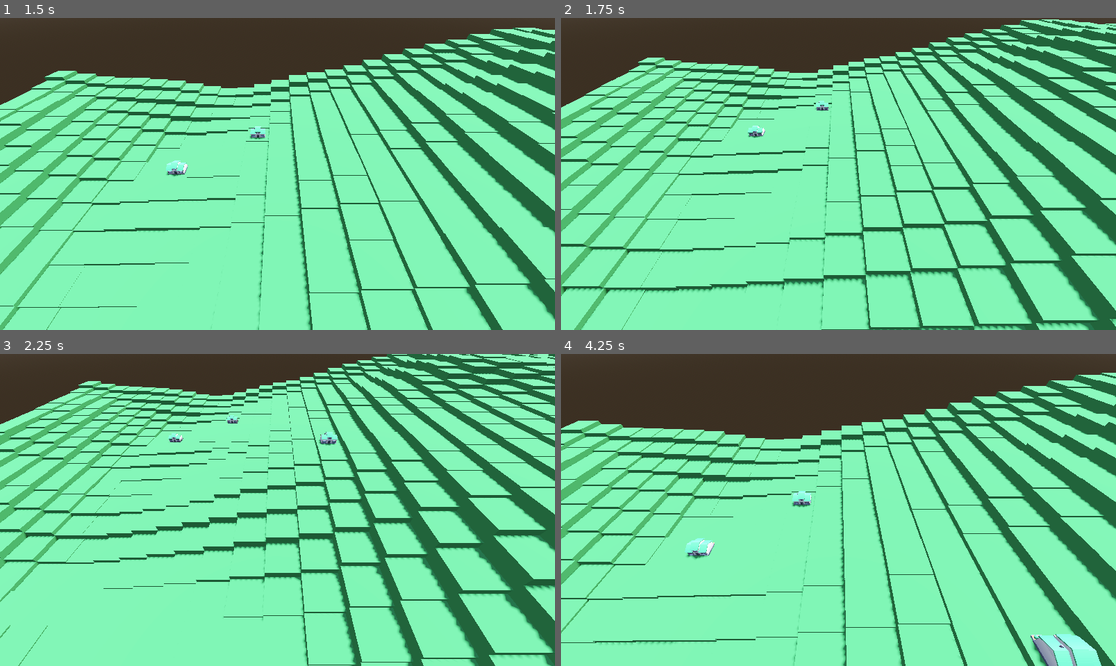
Above: before the commit, frames 1-4 (two rows, left to right).
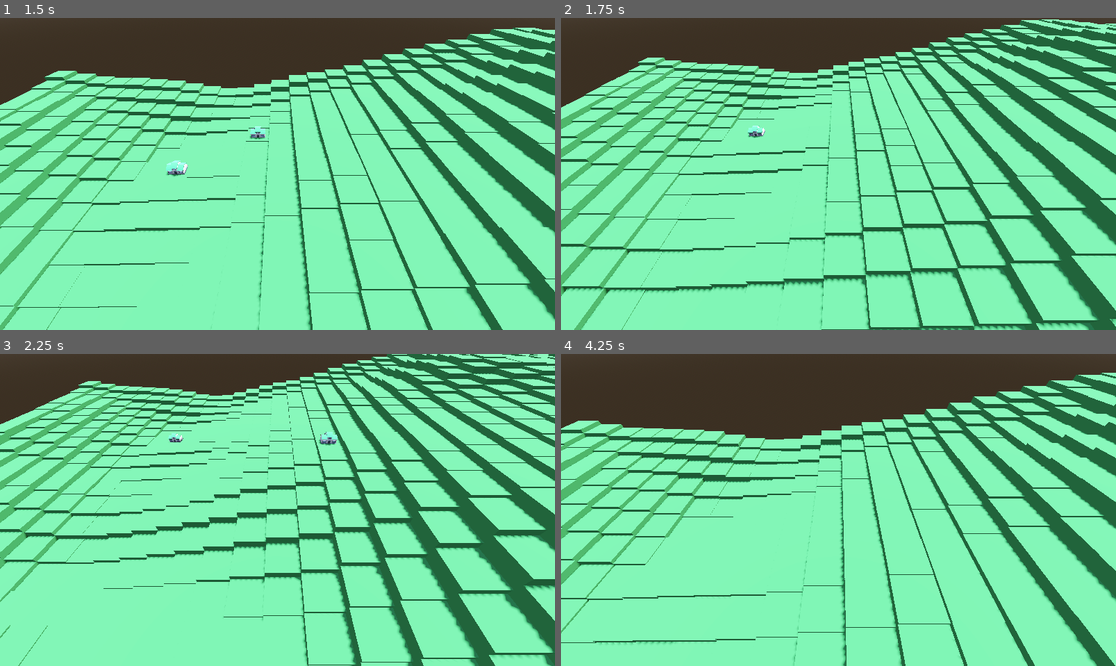
Above: after the commit, the same moments.

Repository: SnappyTheKing/Science-City-builder
Game: Godot game, scene res://Scenes/Game.tscn
Same seed, same stepped clock (60 frames per second), same inputs: the game is played once before the commit and once after it.
Inputs (mouse positions are in pixels of both pictures, inside the frame that each line leads up to):
- Up to frame 1 (1.5 s): tap Enter at 0.5 s; move the mouse to (399, 158) at 0.52 s; hold D (right) 0.53-1.28 s; click (399, 158) at 0.67 s; move the mouse to (166, 189) at 1.27 s; hold S (backwards) from 1.28 s (still down); click (166, 189) at 1.42 s
- Up to frame 2 (1.75 s): keep holding S (backwards)
- Up to frame 3 (2.25 s): move the mouse to (333, 441) at 2.02 s; release S (backwards) at 2.03 s; hold D (right) from 2.03 s (still down); click (333, 441) at 2.17 s
- Up to frame 4 (4.25 s): move the mouse to (810, 572) at 2.77 s; release D (right) at 2.78 s; hold W (forwards) 2.78-3.53 s; click (810, 572) at 2.92 s; move the mouse to (1005, 556) at 3.52 s; hold A (left) from 3.53 s (still down); click (1005, 556) at 3.67 s

Frame 1 is identical in both runs. In frame 2, less than 0.1% of the frame differs, in the area x 45-49%, y 26-30%; in frame 3, less than 0.1%; in frame 4, 1.4%, in the area x 22-98%, y 43-100%.

Commit message:
global script added

Diff:
--- a/science-game/Scenes/camera.gd
+++ b/science-game/Scenes/camera.gd
@@ -1,4 +1,6 @@
 extends Camera3D
+
+# TODO Revamp so that the camera can be turned
 
 @export var move_speed : float = 5.0
 @export var height_speed : float = 1.0
--- a/science-game/Scenes/tile.gd
+++ b/science-game/Scenes/tile.gd
@@ -3,7 +3,7 @@
 var house = preload("res://house.tscn")
 
 func _ready() -> void:
-	print(global_position)
+	pass
 
 
 func _on_ground_input_event(_camera: Node, event: InputEvent, _event_position: Vector3, _normal: Vector3, _shape_idx: int) -> void:
@@ -13,5 +13,6 @@
 
 func assign_type():
 	var h = house.instantiate()
-
+	if($Building.get_child_count()):
+		$Building.get_child(0).queue_free()
 	$Building.add_child(h)
--- /dev/null
+++ b/science-game/Scripts/global.gd
@@ -0,0 +1 @@
+extends Node
--- /dev/null
+++ b/science-game/house.gd
@@ -0,0 +1,10 @@
+extends Node3D
+
+@export var money: float = 5
+@export var interval: float = 5
+
+func _ready() -> void:
+	$Money_Timer.wait_time = interval
+
+func _on_money_timer_timeout() -> void:
+	hide()
--- a/science-game/house.tscn
+++ b/science-game/house.tscn
@@ -1,7 +1,14 @@
-[gd_scene load_steps=2 format=3 uid="uid://dc5i0ibmtq5ei"]
+[gd_scene load_steps=3 format=3 uid="uid://dc5i0ibmtq5ei"]
 
 [ext_resource type="PackedScene" uid="uid://jqxpr1dvby85" path="res://Assets/GLB format/building-type-a.glb" id="1_hfkix"]
+[ext_resource type="Script" uid="uid://di1tkqgvslxjg" path="res://house.gd" id="1_metfq"]
 
 [node name="House" type="Node3D"]
+script = ExtResource("1_metfq")
 
 [node name="building-type-a2" parent="." instance=ExtResource("1_hfkix")]
+
+[node name="Money_Timer" type="Timer" parent="."]
+autostart = true
+
+[connection signal="timeout" from="Money_Timer" to="." method="_on_money_timer_timeout"]
--- a/science-game/project.godot
+++ b/science-game/project.godot
@@ -14,6 +14,10 @@
 run/main_scene="uid://cooitn3q3xpqa"
 config/features=PackedStringArray("4.5", "Forward Plus")
 config/icon="res://icon.svg"
+
+[autoload]
+
+Global="*res://Scripts/global.gd"
 
 [input]
 
Not shown, added: science-game/Scripts/global.gd.uid
Not shown, added: science-game/house.gd.uid
